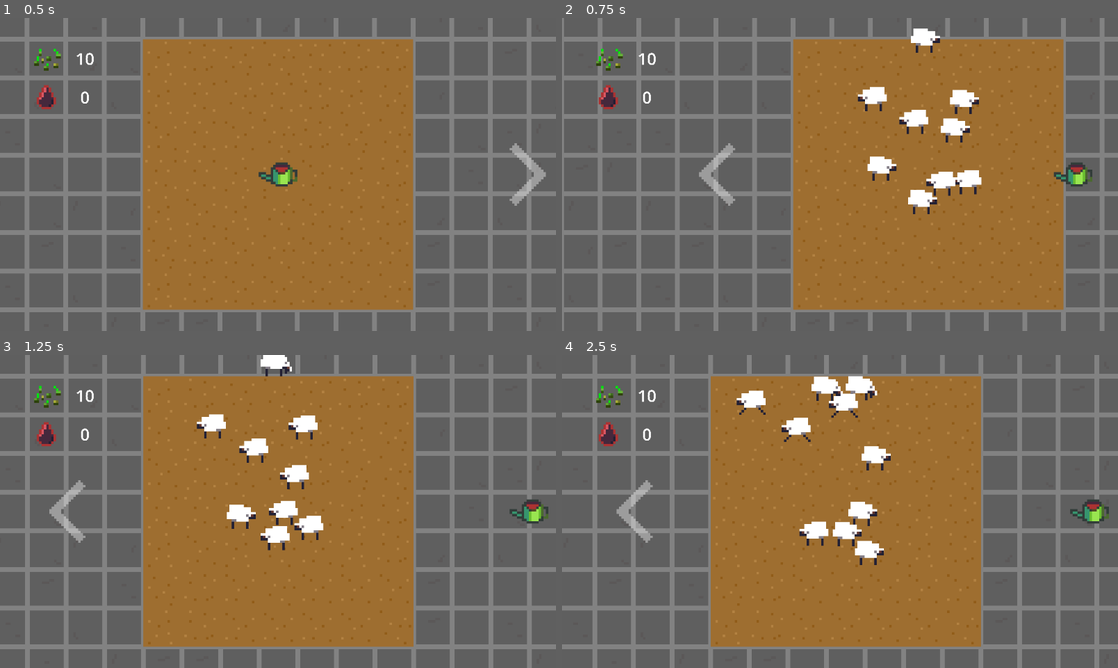
Above: before the commit, frames 1-4 (two rows, left to right).
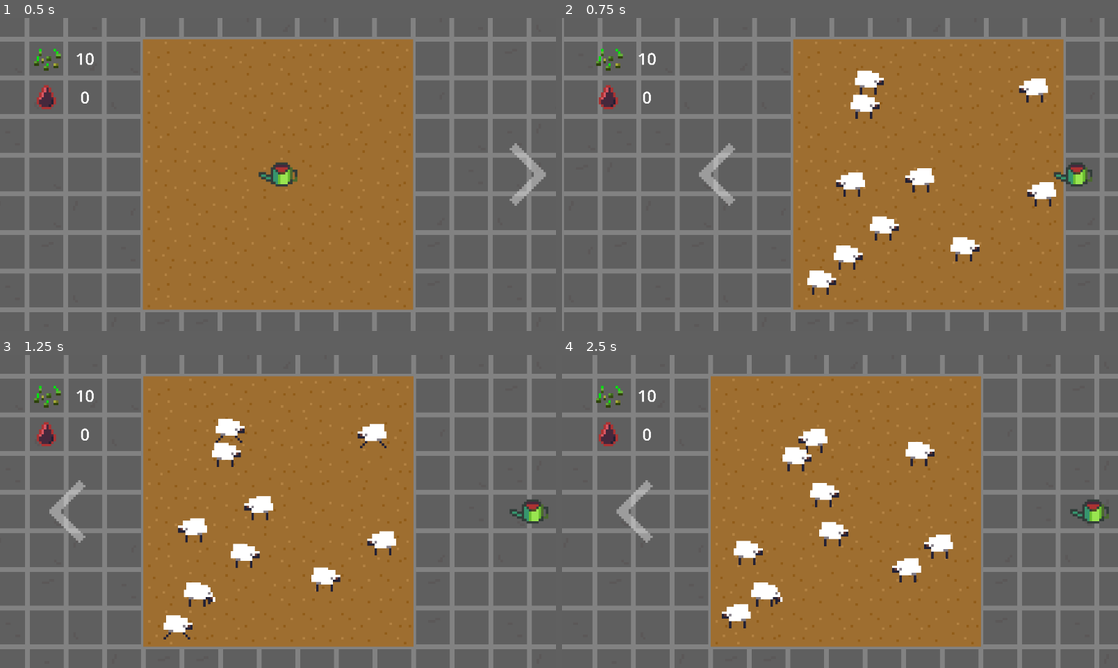
Above: after the commit, the same moments.

Repository: aeriab/giftjam_lebron
Game: Godot game, scene res://main/main.tscn
Same seed, same stepped clock (60 frames per second), same inputs: the game is played once before the commit and once after it.
Inputs (mouse positions are in pixels of both pictures, inside the frame that each line leads up to):
- Up to frame 1 (0.5 s): no input
- Up to frame 2 (0.75 s): click (1090, 174) at 0.5 s
- Up to frame 3 (1.25 s): no input
- Up to frame 4 (2.5 s): click (628, 511) at 1.25 s; click (1090, 511) at 2 s

Frame 1 is identical in both runs. In frame 2, 4.6% of the frame differs, in the area x 44-89%, y 3-89%; in frame 3, 4.7%; in frame 4, 4.9%, in the area x 28-71%, y 6-88%.

Commit message:
shaps spawn better

Diff:
--- a/sheep_minigame.gd
+++ b/sheep_minigame.gd
@@ -4,8 +4,11 @@
 
 # Called when the node enters the scene tree for the first time.
 func _ready() -> void:
-	for i in range(0,9):
+	for i in range(0,10):
 		var new_shap = shap.instantiate()
+		new_shap.global_position.x = (randf_range($"Pen Markers/topleft".position.x,$"Pen Markers/topright".position.x))
+		new_shap.global_position.y = (randf_range($"Pen Markers/topleft".position.y,$"Pen Markers/bottomleft".position.y))
+		print(new_shap.global_position)
 		$ShapHolder.add_child(new_shap)
 
 
--- a/sheep_minigame.tscn
+++ b/sheep_minigame.tscn
@@ -1,8 +1,7 @@
-[gd_scene load_steps=10 format=4 uid="uid://bcfydsopsdlh7"]
+[gd_scene load_steps=9 format=4 uid="uid://bcfydsopsdlh7"]
 
 [ext_resource type="Texture2D" uid="uid://cu4ebcrn6uqan" path="res://assets/Dirt(1) (4).png" id="1_ggkot"]
 [ext_resource type="Script" uid="uid://d4nt6d6555o1" path="res://sheep_minigame.gd" id="1_snb7h"]
-[ext_resource type="PackedScene" uid="uid://vx8vb55ymj4k" path="res://shap.tscn" id="2_ggkot"]
 
 [sub_resource type="TileSetAtlasSource" id="TileSetAtlasSource_y7wem"]
 texture = ExtResource("1_ggkot")
@@ -86,4 +85,16 @@
 [node name="ShapHolder" type="Node2D" parent="."]
 y_sort_enabled = true
 
-[node name="Shap" parent="ShapHolder" instance=ExtResource("2_ggkot")]
+[node name="Pen Markers" type="Node2D" parent="."]
+
+[node name="topleft" type="Marker2D" parent="Pen Markers"]
+position = Vector2(-51, -51)
+
+[node name="bottomleft" type="Marker2D" parent="Pen Markers"]
+position = Vector2(-51, 51)
+
+[node name="bottomright" type="Marker2D" parent="Pen Markers"]
+position = Vector2(51, 51)
+
+[node name="topright" type="Marker2D" parent="Pen Markers"]
+position = Vector2(51, -51)
